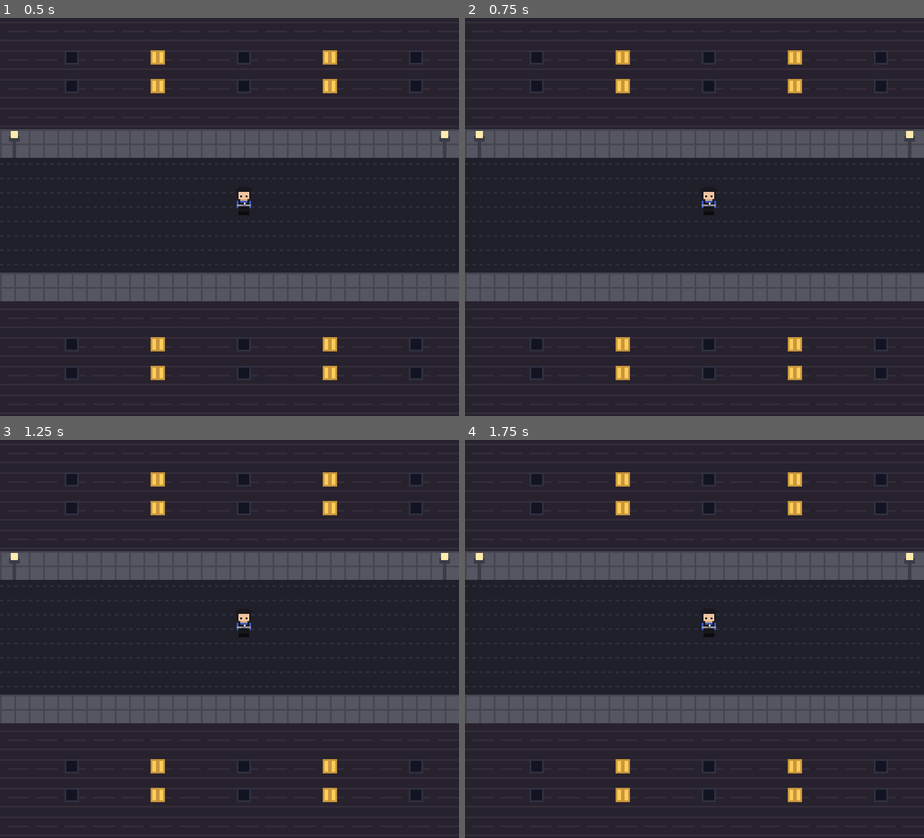
Above: before the commit, frames 1-4 (two rows, left to right).
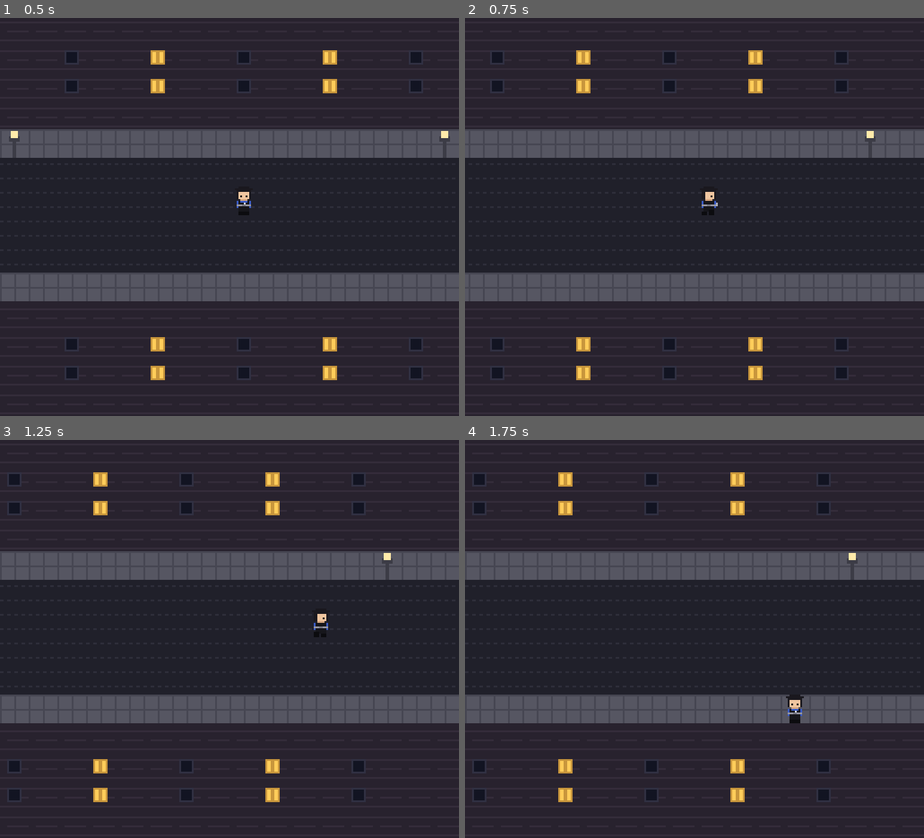
Above: after the commit, the same moments.

Repository: yowo0501/chrono-chain
Game: Godot game, scene res://scenes/main/main.tscn
Two runs of this game, one before a commit and one after it. Both use one fixed random seed, a clock stepped at 60 frames per second and the inputs below.
Inputs:
- Up to frame 1 (0.5 s): no input
- Up to frame 2 (0.75 s): tap Enter at 0.5 s; hold Right (ui_right) from 0.53 s (still down)
- Up to frame 3 (1.25 s): keep holding Right (ui_right)
- Up to frame 4 (1.75 s): release Right (ui_right) at 1.28 s; hold Down (ui_down) from 1.28 s (still down)

Frame 1 is identical in both runs. In frame 2, 2.2% of the frame differs, in the area x 1-98%, y 8-91%; in frame 3, 2.5%; in frame 4, 2.6%, in the area x 1-99%, y 8-91%.
Error before the commit: Parse Error: Cannot infer the type of "target" variable because the value doesn't have a set type. (res://scripts/player.gd:53)

Commit message:
Fix GDScript type-inference error in player.gd
Dictionary indexing (DIR_VECTOR[dir]) returns Variant in GDScript, so
":=" couldn't infer a type for target. Give it an explicit Vector2i
type annotation instead.

Co-Authored-By: Claude Sonnet 5 <noreply@anthropic.com>
Claude-Session: https://claude.ai/code/session_01LpcEv4Jbqz8sZqAJEpu3D9

Diff:
--- a/scripts/player.gd
+++ b/scripts/player.gd
@@ -50,7 +50,7 @@
 	if dir == "":
 		return
 	facing = dir
-	var target := grid_pos + DIR_VECTOR[dir]
+	var target: Vector2i = grid_pos + DIR_VECTOR[dir]
 	if field != null and field.is_blocked(target):
 		_update_sprite(false)
 		return
